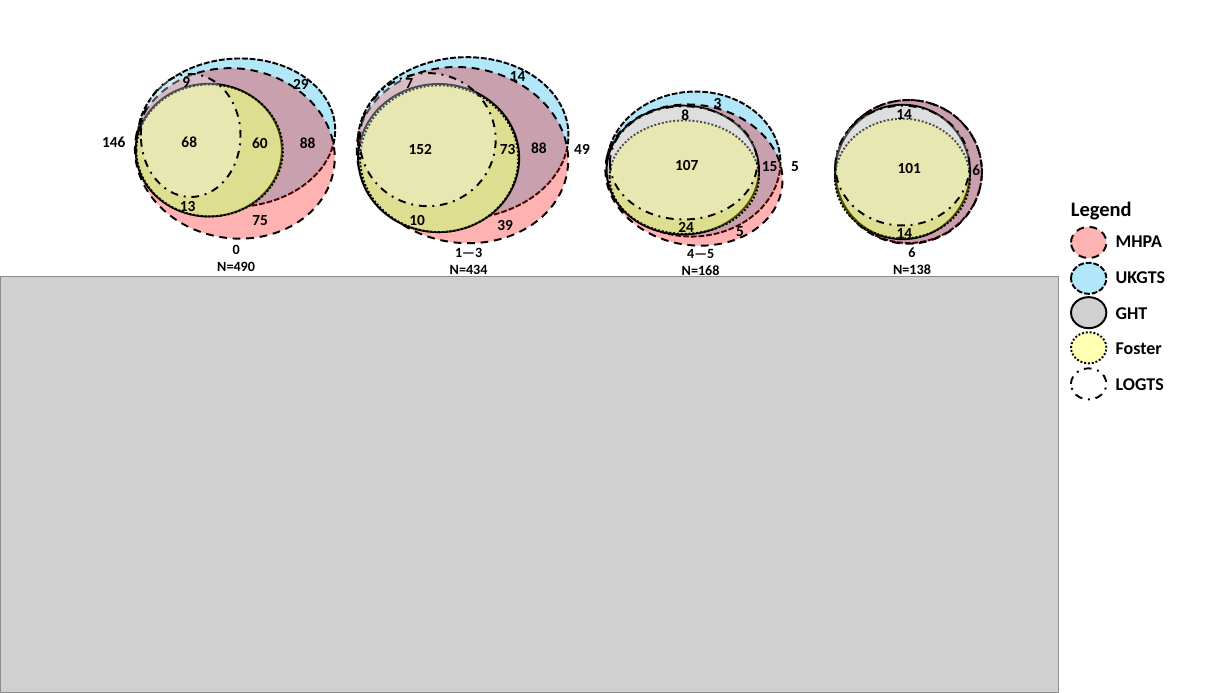
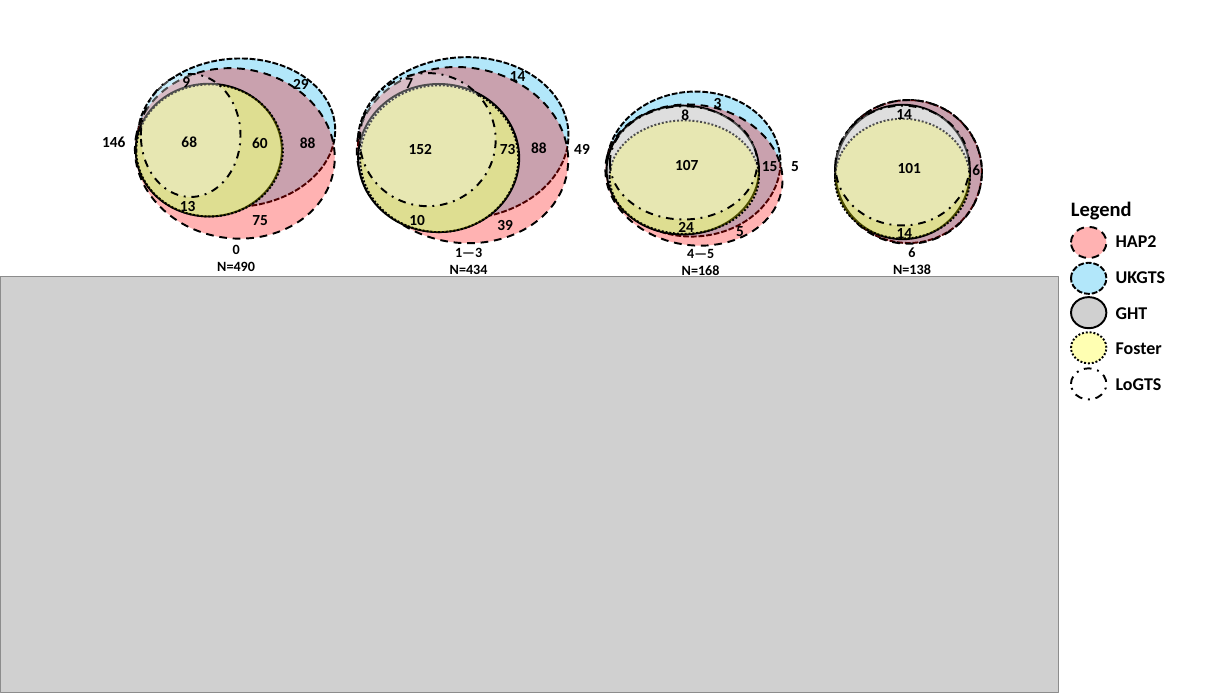
Before and after one commit to 5corp10/VFEval, a slide deck: slide 3 of results.pptx. Drawn at 1232x693 pixels with LibreOffice and Linux fonts; fonts in the diff are those of the drawing; grey boxes stand for pictures. Boxes give left, top, right and bottom in pixels: in the first picture for what was removed or moved away, otherwise in the second. Text is boxed around its words. In the diff, an @@ line names an element or a change of style, - is before the commit and + after.

Commit message:
updated MHPA to HAP2

```diff
--- a/results.pptx
+++ b/results.pptx
@@ text at <box>1116,235,1157,247</box>: text changed @@
-MHPA
+HAP2
@@ text at <box>1116,378,1162,390</box>: text changed @@
-LOGTS
+LoGTS
```
Also in this commit, not shown: 3 other slides changed, 1 slide added, 1 slide removed.
